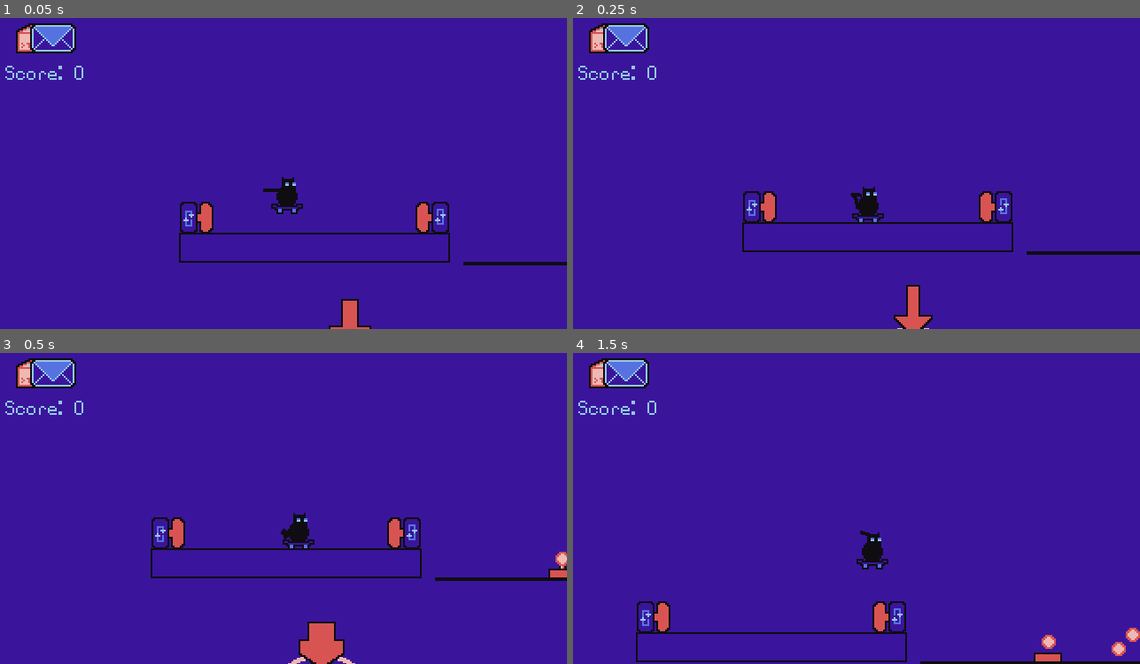
Above: before the commit, frames 1-4 (two rows, left to right).
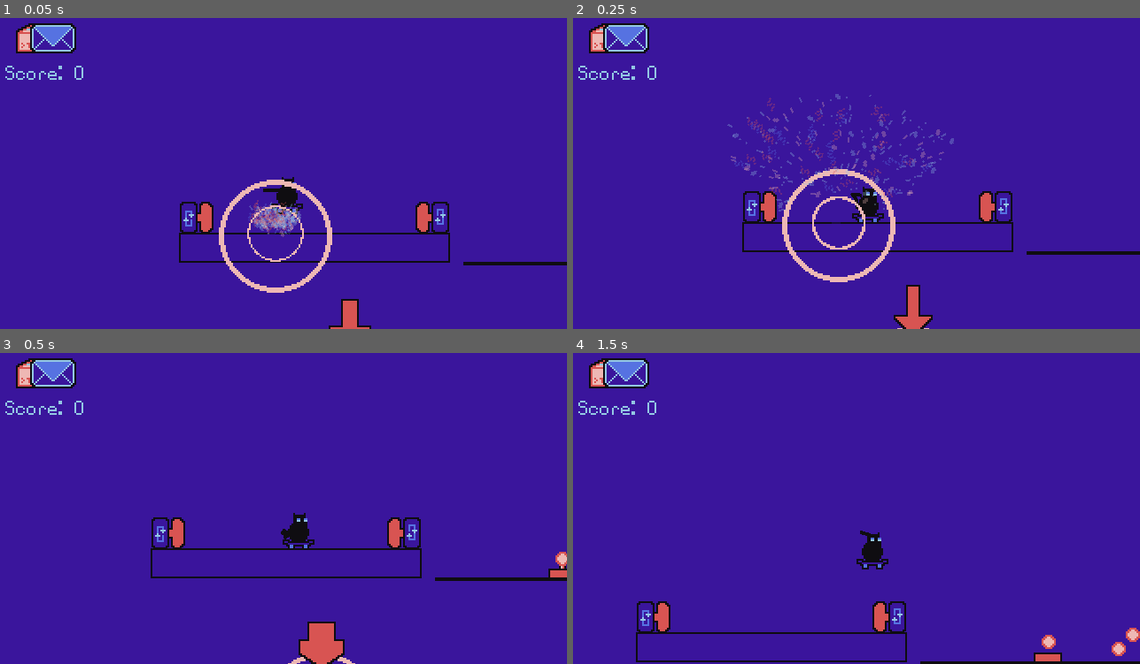
Above: after the commit, the same moments.

Repository: ConnorRowe/LD-53
Game: Godot game, scene res://Scenes/Levels/Level3.tscn
Two runs of this game, one before a commit and one after it. Both use one fixed random seed, a clock stepped at 60 frames per second and the inputs below. This scene is started directly instead of the project's main scene.
Inputs (mouse positions are in pixels of both pictures, inside the frame that each line leads up to):
- Up to frame 1 (0.05 s): no input
- Up to frame 2 (0.25 s): no input
- Up to frame 3 (0.5 s): no input
- Up to frame 4 (1.5 s): move the mouse to (981, 489) at 0.52 s; tap Space (jump) at 0.77 s; move the mouse to (743, 520) at 1.27 s

The runs differ from the first frame. In frame 1, 1.7% of the frame differs, in the area x 38-59%, y 51-89%; in frame 2, 2.8%, in the area x 27-68%, y 24-85%; in frame 3, nothing differs; in frame 4, nothing differs.

Commit message:
Fixed HTML5 shader compile freeze issue

Diff:
--- a/Scenes/Level.gd
+++ b/Scenes/Level.gd
@@ -20,6 +20,10 @@
 			postbox.made_delivery.connect(on_delivery_made)
 		gui.add_envelopes(envelope_types)
 		gui.update_score(score)
+
+	var tmr = get_tree().create_timer(0.25)
+	await tmr.timeout
+	$"Force Compile Stuff".visible = false
 
 func on_delivery_made(accuracy):
 	gui.show_hit_text(accuracy)
--- a/Scenes/Level.tscn
+++ b/Scenes/Level.tscn
@@ -1,8 +1,38 @@
-[gd_scene load_steps=4 format=3 uid="uid://dwiopopxqdt1r"]
+[gd_scene load_steps=14 format=3 uid="uid://dwiopopxqdt1r"]
 
 [ext_resource type="Script" path="res://Scenes/Level.gd" id="1_44xn3"]
 [ext_resource type="PackedScene" uid="uid://bs45k4rpv0jr8" path="res://Scenes/Player.tscn" id="1_aori0"]
 [ext_resource type="PackedScene" uid="uid://cpxqlwi423cxe" path="res://Scenes/GUI.tscn" id="2_ep6kg"]
+[ext_resource type="Texture2D" uid="uid://516qtx2v84mw" path="res://Textures/dust.png" id="4_is2hw"]
+[ext_resource type="Shader" path="res://Shaders/Postbox.gdshader" id="5_wirer"]
+[ext_resource type="Texture2D" uid="uid://wlxv5acfpr6h" path="res://Textures/postbox_bg_effect.png" id="6_5kfxt"]
+[ext_resource type="Texture2D" uid="uid://y30fj3ar6co7" path="res://Textures/confetti.png" id="7_fvjke"]
+[ext_resource type="Shader" path="res://Shaders/Checkpoint.gdshader" id="8_i2xat"]
+[ext_resource type="Texture2D" uid="uid://cs88olop4d8rd" path="res://Textures/checkpoint_bg_effect.png" id="9_j214y"]
+
+[sub_resource type="CanvasItemMaterial" id="CanvasItemMaterial_2sg04"]
+particles_animation = true
+particles_anim_h_frames = 7
+particles_anim_v_frames = 1
+particles_anim_loop = false
+
+[sub_resource type="ShaderMaterial" id="ShaderMaterial_ktefx"]
+shader = ExtResource("5_wirer")
+shader_parameter/colour_a = Color(0.847059, 0.329412, 0.321569, 1)
+shader_parameter/colour_b = Color(0.933333, 0.721569, 0.705882, 1)
+shader_parameter/threshhold = 0.08
+shader_parameter/progress = 1.0
+
+[sub_resource type="CanvasItemMaterial" id="CanvasItemMaterial_jyihx"]
+particles_animation = true
+particles_anim_h_frames = 7
+particles_anim_v_frames = 1
+particles_anim_loop = false
+
+[sub_resource type="ShaderMaterial" id="ShaderMaterial_8rouj"]
+shader = ExtResource("8_i2xat")
+shader_parameter/colour = Color(0.933333, 0.721569, 0.705882, 1)
+shader_parameter/threshhold = 0.05
 
 [node name="Level" type="Node2D"]
 script = ExtResource("1_44xn3")
@@ -33,6 +63,92 @@
 process_callback = 0
 position_smoothing_enabled = true
 
+[node name="Force Compile Stuff" type="Node2D" parent="."]
+position = Vector2(54, 55)
+
+[node name="Dust Particles" type="CPUParticles2D" parent="Force Compile Stuff"]
+self_modulate = Color(1, 1, 1, 0.290196)
+material = SubResource("CanvasItemMaterial_2sg04")
+position = Vector2(0, 1)
+amount = 7
+lifetime = 1.5
+fixed_fps = 30
+texture = ExtResource("4_is2hw")
+direction = Vector2(-1, 0)
+spread = 21.12
+gravity = Vector2(0, -50)
+initial_velocity_min = 61.22
+initial_velocity_max = 102.04
+damping_min = 50.0
+damping_max = 67.35
+anim_speed_min = 1.0
+anim_speed_max = 1.0
+
+[node name="BG" type="Sprite2D" parent="Force Compile Stuff"]
+material = SubResource("ShaderMaterial_ktefx")
+position = Vector2(0, 1.5)
+texture = ExtResource("6_5kfxt")
+
+[node name="Confetti1" type="CPUParticles2D" parent="Force Compile Stuff"]
+self_modulate = Color(1, 1, 1, 0.290196)
+material = SubResource("CanvasItemMaterial_jyihx")
+position = Vector2(0, 4)
+amount = 60
+lifetime = 4.0
+explosiveness = 1.0
+texture = ExtResource("7_fvjke")
+emission_shape = 1
+emission_sphere_radius = 4.0
+particle_flag_align_y = true
+direction = Vector2(0, -1)
+gravity = Vector2(0, 735)
+initial_velocity_min = 173.46
+initial_velocity_max = 397.95
+damping_min = 24.49
+damping_max = 48.98
+
+[node name="Confetti2" type="CPUParticles2D" parent="Force Compile Stuff"]
+self_modulate = Color(1, 1, 1, 0.290196)
+material = SubResource("CanvasItemMaterial_jyihx")
+position = Vector2(0, 4)
+amount = 80
+lifetime = 4.0
+explosiveness = 1.0
+texture = ExtResource("7_fvjke")
+emission_shape = 1
+emission_sphere_radius = 4.0
+particle_flag_align_y = true
+direction = Vector2(0, -1)
+gravity = Vector2(0, 735)
+initial_velocity_min = 173.46
+initial_velocity_max = 397.95
+damping_min = 24.49
+damping_max = 48.98
+anim_offset_max = 0.4286
+
+[node name="Confetti3" type="CPUParticles2D" parent="Force Compile Stuff"]
+self_modulate = Color(1, 1, 1, 0.290196)
+material = SubResource("CanvasItemMaterial_jyihx")
+position = Vector2(0, 4)
+amount = 120
+lifetime = 4.0
+explosiveness = 1.0
+texture = ExtResource("7_fvjke")
+emission_shape = 1
+emission_sphere_radius = 4.0
+particle_flag_align_y = true
+direction = Vector2(0, -1)
+gravity = Vector2(0, 735)
+initial_velocity_min = 173.46
+initial_velocity_max = 397.95
+damping_min = 24.49
+damping_max = 48.98
+anim_offset_max = 1.0
+
+[node name="BG2" type="Sprite2D" parent="Force Compile Stuff"]
+material = SubResource("ShaderMaterial_8rouj")
+texture = ExtResource("9_j214y")
+
 [connection signal="picked_up_score" from="Player" to="." method="_on_player_picked_up_score"]
 [connection signal="reached_checkpoint" from="Player" to="." method="_on_player_reached_checkpoint"]
 [connection signal="reset_to_last_checkpoint" from="Player" to="." method="_on_player_reset_to_last_checkpoint"]
--- a/Scenes/Menus/Main Menu.tscn
+++ b/Scenes/Menus/Main Menu.tscn
@@ -41,8 +41,8 @@
 anchor_top = 1.0
 anchor_right = 1.0
 anchor_bottom = 1.0
-offset_left = -92.0
-offset_top = -66.0
+offset_left = -110.0
+offset_top = -76.0
 offset_right = -2.0
 offset_bottom = -1.0
 grow_horizontal = 0
@@ -53,7 +53,6 @@
 horizontal_alignment = 2
 vertical_alignment = 2
 autowrap_mode = 3
-clip_text = true
 
 [node name="Icon" type="Sprite2D" parent="."]
 position = Vector2(50, 133)
--- a/Scenes/Player.tscn
+++ b/Scenes/Player.tscn
@@ -93,6 +93,7 @@
 emitting = false
 amount = 7
 lifetime = 1.5
+fixed_fps = 30
 texture = ExtResource("5_5h1ls")
 direction = Vector2(-1, 0)
 spread = 21.12
--- a/project.godot
+++ b/project.godot
@@ -16,7 +16,7 @@
 boot_splash/bg_color=Color(0.0588235, 0.0509804, 0.0666667, 1)
 boot_splash/image="res://Textures/logo.png"
 boot_splash/use_filter=false
-config/icon="res://icon.svg"
+config/icon="res://Textures/icon.png"
 
 [autoload]
 
@@ -60,6 +60,7 @@
 
 [physics]
 
+2d/run_on_separate_thread=true
 2d/default_gravity=653.333
 
 [rendering]
